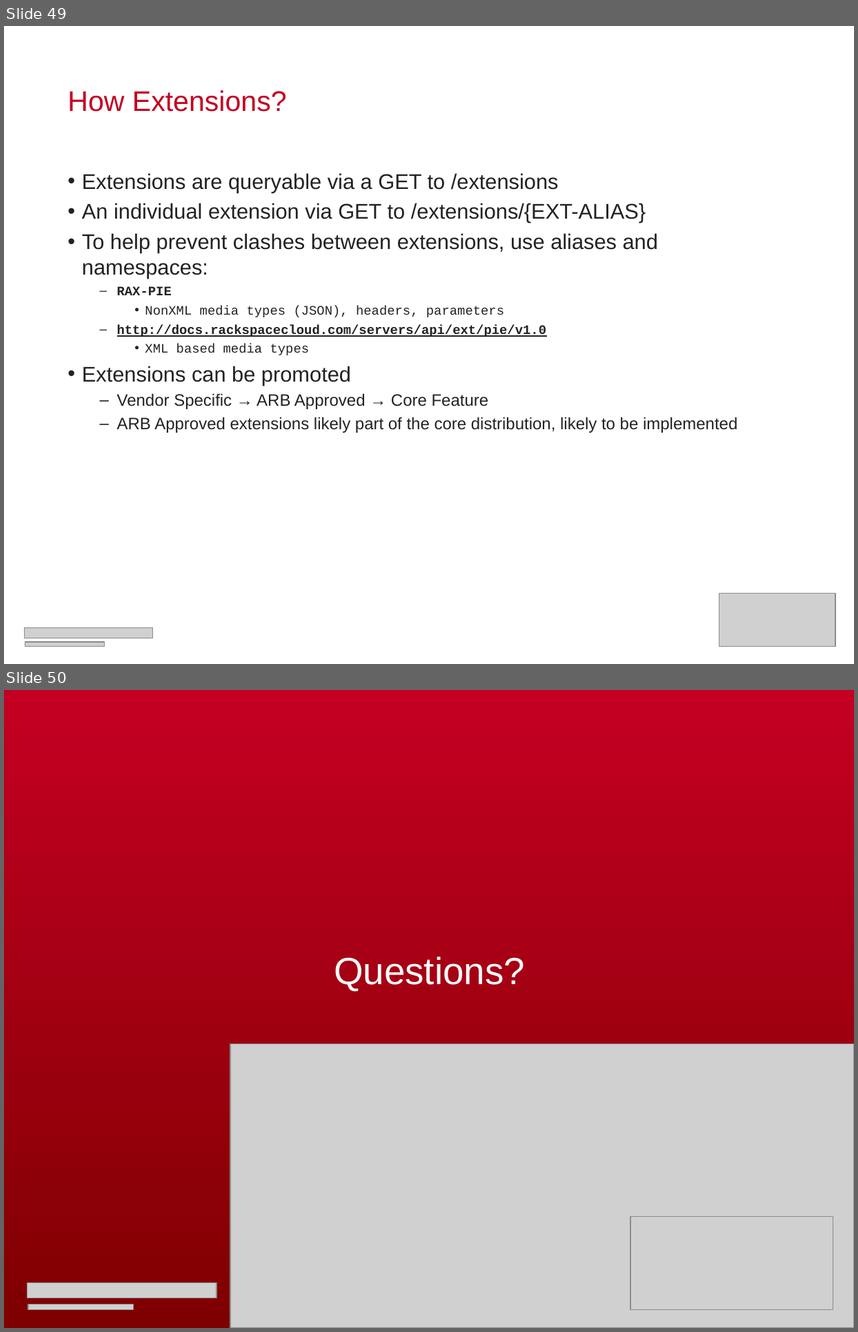
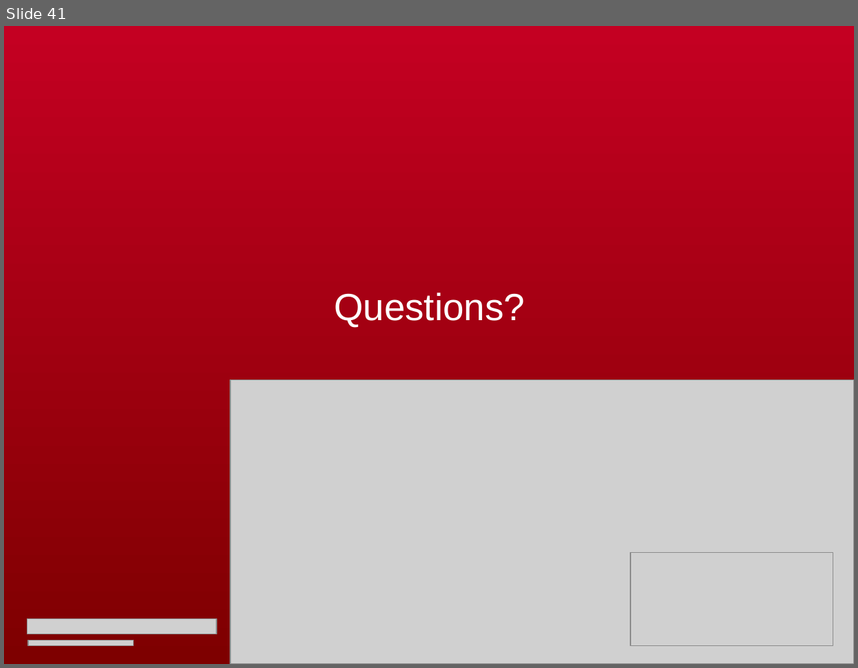
Before and after one commit to RackerWilliams/OpenStack-Extensions, a slide deck: Extensions.ppt. Shown one above the other, each under a label of ours: slides 49 and 50 before the commit, slide 41 after it. The pictures are 858x1332 and 858x668 pixels, drawn with LibreOffice and Linux fonts; fonts in the diff are those of the drawing; grey boxes stand for pictures. Boxes give left, top, right and bottom in pixels: in the first picture for what was removed or moved away, otherwise in the second. Text is boxed around its words. In the diff, an @@ line names an element or a change of style, - is before the commit and + after.

```diff
--- a/Extensions.ppt
+++ b/Extensions.ppt
@@ slide 49 removed at [4,26,854,664], background #FFFFFF @@
@@ title removed at [67,90,287,112] @@
-How Extensions?
@@ text removed at [82,173,737,432] @@
-• Extensions are queryable via a GET to /extensions
-• An individual extension via GET to /extensions/{EXT-ALIAS}
-• To help prevent clashes between extensions, use aliases and namespaces:
-  – RAX-PIE
-    • NonXML media types (JSON), headers, parameters
-  – http://docs.rackspacecloud.com/servers/api/ext/pie/v1.0
-    • XML based media types
-• Extensions can be promoted
-  – Vendor Specific → ARB Approved → Core Feature
-  – ARB Approved extensions likely part of the core distribution, likely to be implemented
@@ picture removed at [720,593,835,646] @@
@@ picture removed at [25,627,153,638] @@
@@ picture removed at [25,641,104,646] @@
@@ what was slide 50 is now slide 41 @@
```
Also in this commit, not shown: 17 slides changed, 3 slides added, 11 other slides removed.
